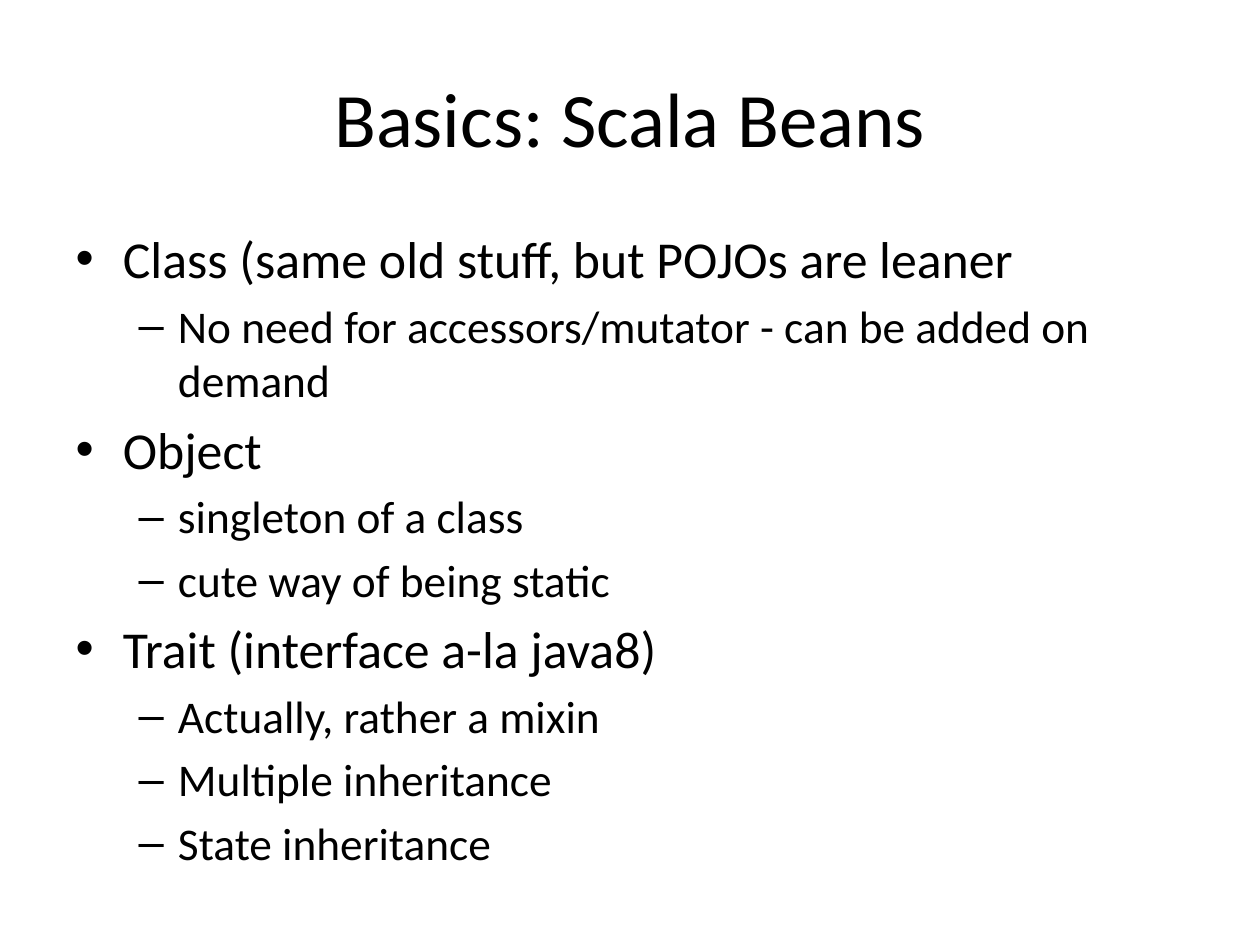
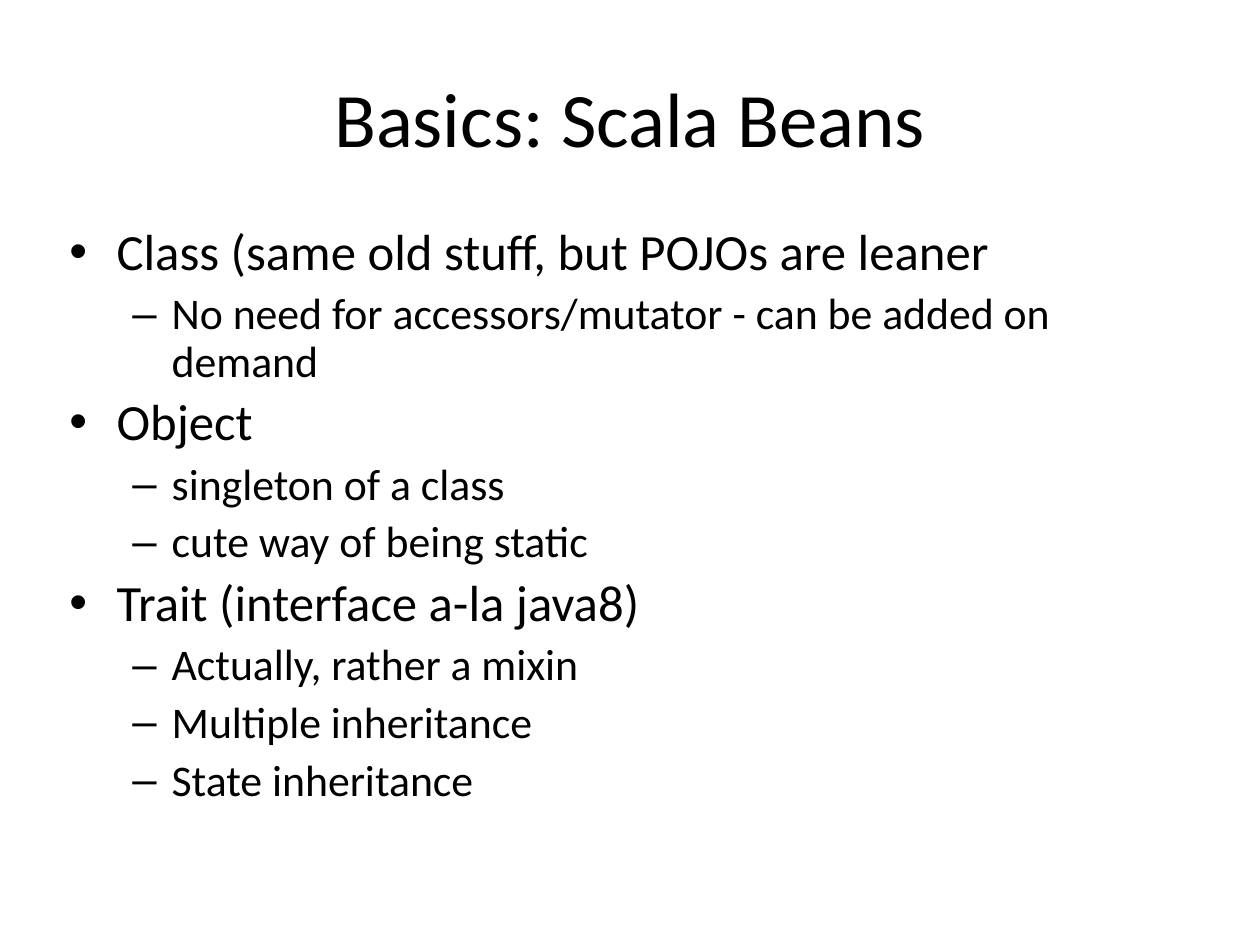
Before and after one commit to Igerly/scalaBasics, a slide deck: slide 21 of Scala.pptx (slide 9 before the commit). Drawn at 1260x945 pixels with LibreOffice and Linux fonts; fonts in the diff are those of the drawing. Boxes give left, top, right and bottom in pixels: in the first picture for what was removed or moved away, otherwise in the second. Text is boxed around its words. In the diff, an @@ line names an element or a change of style, - is before the commit and + after.

```diff
--- a/Scala.pptx
+++ b/Scala.pptx
@@ text "Class (same old stuff, but ..." at [117,233,1050,797]: size 29.6 to 29 pt in "Class (same old stuff, but POJOs are ...", "Object", "Trait (interface a-la java8)"; size 25.9 to 25 pt in "No need for accessors/mutator - can be ...", "singleton of a class", "cute way of being static", "Actually, rather a mixin" and 2 more places; line spacing 1 to 0.9 @@
```
Also in this commit, not shown: 3 other slides changed, 12 slides added.
